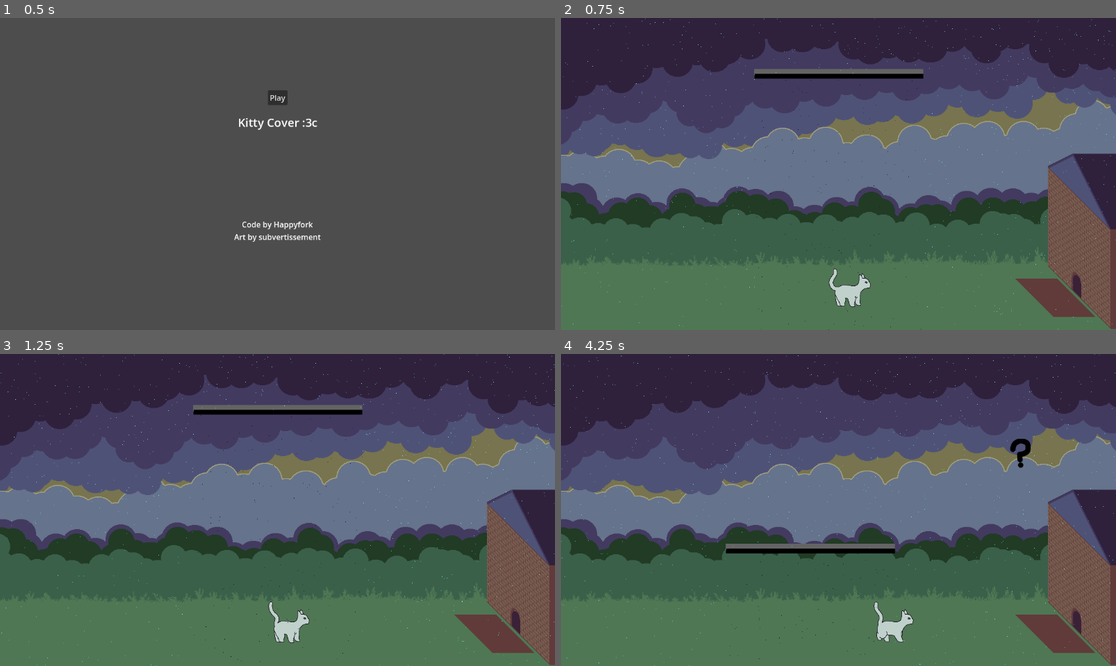
Above: before the commit, frames 1-4 (two rows, left to right).
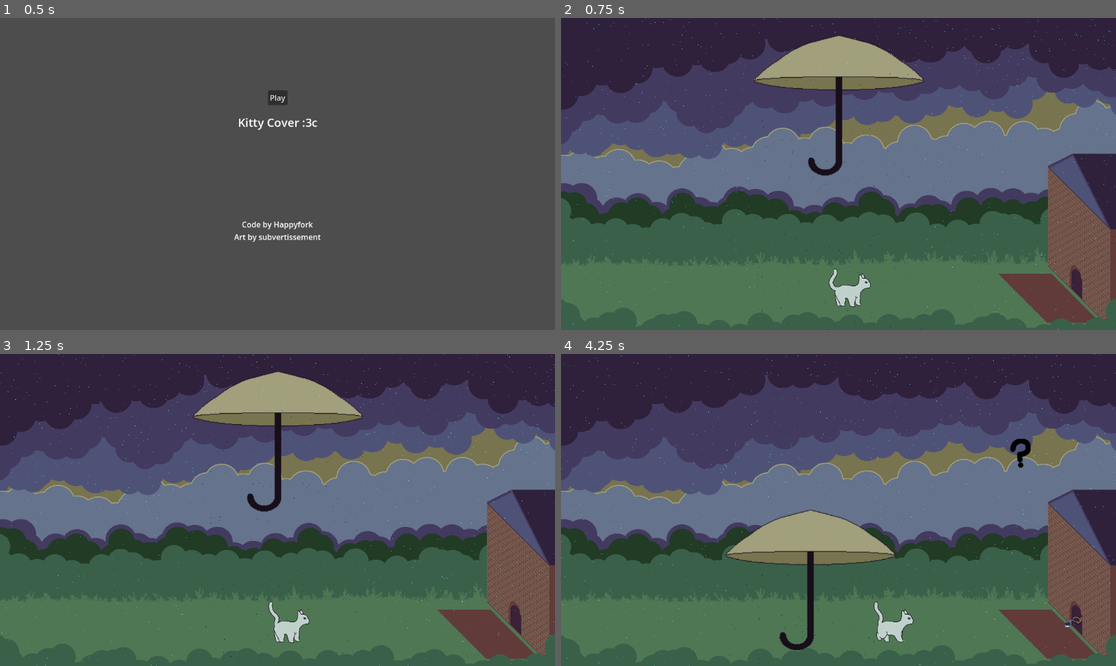
Above: after the commit, the same moments.

Repository: HappyFork/gwj58
Game: Godot game, scene res://scenes/main_menu.tscn
Two runs of this game, one before a commit and one after it. Both use one fixed random seed, a clock stepped at 60 frames per second and the inputs below.
Inputs (mouse positions are in pixels of both pictures, inside the frame that each line leads up to):
- Up to frame 1 (0.5 s): no input
- Up to frame 2 (0.75 s): click "Play" at 0.5 s
- Up to frame 3 (1.25 s): no input
- Up to frame 4 (4.25 s): move the mouse to (960, 494) at 1.27 s; move the mouse to (727, 525) at 2.02 s; move the mouse to (894, 441) at 2.77 s; move the mouse to (810, 572) at 3.52 s

Frame 1 is identical in both runs. In frame 2, 4.9% of the frame differs, in the area x 34-100%, y 5-100%; in frame 3, 4.9%; in frame 4, 5.0%, in the area x 29-100%, y 49-100%.

Commit message:
add visuals, arm animation, tuna scene, umbrella

Diff:
--- a/cat_umbrella_prototype.gd
+++ b/cat_umbrella_prototype.gd
@@ -4,10 +4,35 @@
 
 ### --- Variables --- ###
 @onready var qm_debug = $QuestionMark
+@onready var arm_serving_tuna = $ArmServingTuna
+@onready var tuna = $Tuna
+@onready var tuna_timer = $TunaTimer
 
-
+func _ready():
+	# connects signal from the tuna
+	tuna.connect("tuna_picked_up", _on_tuna_bonus_activated)
 
 ### --- Functions --- ###
 func _on_umbrella_area_exited(area):
 	if area.get_parent() is Cat:
 		qm_debug.visible = true
+
+# activates the tuna delivery
+func _the_fish_is_served():
+	arm_serving_tuna.play("serve")
+	await get_tree().create_timer(1.5).timeout
+	tuna.update_availability(true)
+
+# time for some fish!
+func _on_tuna_timer_timeout():
+	_the_fish_is_served()
+
+# when tuna has been picked up, hides it and activates a form of bonus
+func _on_tuna_bonus_activated():
+	tuna.update_availability(false)
+	print("tuna bonus! yeah!")
+	# TODO
+	# decide if bonus is static (score += x)
+	# or if it's a multiplier for a period of time
+
+	# either restart the tuna_timer immediately or after the multiplier period
--- a/cat_umbrella_prototype.tscn
+++ b/cat_umbrella_prototype.tscn
@@ -1,23 +1,195 @@
-[gd_scene load_steps=7 format=3 uid="uid://lhwk0kq71we1"]
+[gd_scene load_steps=33 format=3 uid="uid://lhwk0kq71we1"]
 
 [ext_resource type="Script" path="res://cat_umbrella_prototype.gd" id="1_ysic5"]
 [ext_resource type="PackedScene" uid="uid://cxs4p67nbq872" path="res://nodes/umbrella.tscn" id="2_prl76"]
 [ext_resource type="PackedScene" uid="uid://dw53qcq418283" path="res://nodes/cat.tscn" id="3_ywddm"]
 [ext_resource type="Texture2D" uid="uid://dcmcalkmm0ry1" path="res://assets/QuestionMark.png" id="4_y7ttk"]
 [ext_resource type="Texture2D" uid="uid://tcv1xkrx43ef" path="res://assets/main_scene.png" id="5_t1vtg"]
+[ext_resource type="Texture2D" uid="uid://bsqqljx2jp3rb" path="res://assets/arm-tuna.png" id="6_s8nap"]
+[ext_resource type="PackedScene" uid="uid://h0lr2m7322pi" path="res://nodes/tuna.tscn" id="7_kc8do"]
 
 [sub_resource type="RectangleShape2D" id="RectangleShape2D_4iy10"]
 size = Vector2(200, 40)
 
+[sub_resource type="AtlasTexture" id="AtlasTexture_aj30p"]
+atlas = ExtResource("6_s8nap")
+region = Rect2(0, 0, 166, 93)
+
+[sub_resource type="AtlasTexture" id="AtlasTexture_ws4j6"]
+atlas = ExtResource("6_s8nap")
+region = Rect2(166, 0, 166, 93)
+
+[sub_resource type="AtlasTexture" id="AtlasTexture_tqgso"]
+atlas = ExtResource("6_s8nap")
+region = Rect2(332, 0, 166, 93)
+
+[sub_resource type="AtlasTexture" id="AtlasTexture_dlmq7"]
+atlas = ExtResource("6_s8nap")
+region = Rect2(498, 0, 166, 93)
+
+[sub_resource type="AtlasTexture" id="AtlasTexture_wdu73"]
+atlas = ExtResource("6_s8nap")
+region = Rect2(664, 0, 166, 93)
+
+[sub_resource type="AtlasTexture" id="AtlasTexture_tc6i1"]
+atlas = ExtResource("6_s8nap")
+region = Rect2(830, 0, 166, 93)
+
+[sub_resource type="AtlasTexture" id="AtlasTexture_yowjy"]
+atlas = ExtResource("6_s8nap")
+region = Rect2(996, 0, 166, 93)
+
+[sub_resource type="AtlasTexture" id="AtlasTexture_b8bq1"]
+atlas = ExtResource("6_s8nap")
+region = Rect2(1162, 0, 166, 93)
+
+[sub_resource type="AtlasTexture" id="AtlasTexture_2bd4k"]
+atlas = ExtResource("6_s8nap")
+region = Rect2(1328, 0, 166, 93)
+
+[sub_resource type="AtlasTexture" id="AtlasTexture_mgd7q"]
+atlas = ExtResource("6_s8nap")
+region = Rect2(1494, 0, 166, 93)
+
+[sub_resource type="AtlasTexture" id="AtlasTexture_518po"]
+atlas = ExtResource("6_s8nap")
+region = Rect2(1660, 0, 166, 93)
+
+[sub_resource type="AtlasTexture" id="AtlasTexture_sivy4"]
+atlas = ExtResource("6_s8nap")
+region = Rect2(1826, 0, 166, 93)
+
+[sub_resource type="AtlasTexture" id="AtlasTexture_68ev0"]
+atlas = ExtResource("6_s8nap")
+region = Rect2(1992, 0, 166, 93)
+
+[sub_resource type="AtlasTexture" id="AtlasTexture_4bi6s"]
+atlas = ExtResource("6_s8nap")
+region = Rect2(2158, 0, 166, 93)
+
+[sub_resource type="AtlasTexture" id="AtlasTexture_rux7l"]
+atlas = ExtResource("6_s8nap")
+region = Rect2(2324, 0, 166, 93)
+
+[sub_resource type="AtlasTexture" id="AtlasTexture_ato77"]
+atlas = ExtResource("6_s8nap")
+region = Rect2(2490, 0, 166, 93)
+
+[sub_resource type="AtlasTexture" id="AtlasTexture_b7me1"]
+atlas = ExtResource("6_s8nap")
+region = Rect2(2656, 0, 166, 93)
+
+[sub_resource type="AtlasTexture" id="AtlasTexture_nqd76"]
+atlas = ExtResource("6_s8nap")
+region = Rect2(2822, 0, 166, 93)
+
+[sub_resource type="AtlasTexture" id="AtlasTexture_v8shs"]
+atlas = ExtResource("6_s8nap")
+region = Rect2(2988, 0, 166, 93)
+
+[sub_resource type="AtlasTexture" id="AtlasTexture_vqdbf"]
+atlas = ExtResource("6_s8nap")
+region = Rect2(3154, 0, 166, 93)
+
+[sub_resource type="AtlasTexture" id="AtlasTexture_sx6nl"]
+atlas = ExtResource("6_s8nap")
+region = Rect2(3320, 0, 166, 93)
+
+[sub_resource type="AtlasTexture" id="AtlasTexture_ojuh4"]
+atlas = ExtResource("6_s8nap")
+region = Rect2(3486, 0, 166, 93)
+
+[sub_resource type="AtlasTexture" id="AtlasTexture_j7f06"]
+atlas = ExtResource("6_s8nap")
+region = Rect2(3652, 0, 166, 93)
+
+[sub_resource type="SpriteFrames" id="SpriteFrames_c4e2t"]
+animations = [{
+"frames": [{
+"duration": 1.0,
+"texture": SubResource("AtlasTexture_aj30p")
+}, {
+"duration": 1.0,
+"texture": SubResource("AtlasTexture_ws4j6")
+}, {
+"duration": 1.0,
+"texture": SubResource("AtlasTexture_tqgso")
+}, {
+"duration": 1.0,
+"texture": SubResource("AtlasTexture_dlmq7")
+}, {
+"duration": 1.0,
+"texture": SubResource("AtlasTexture_wdu73")
+}, {
+"duration": 1.0,
+"texture": SubResource("AtlasTexture_tc6i1")
+}, {
+"duration": 1.0,
+"texture": SubResource("AtlasTexture_yowjy")
+}, {
+"duration": 1.0,
+"texture": SubResource("AtlasTexture_b8bq1")
+}, {
+"duration": 1.0,
+"texture": SubResource("AtlasTexture_2bd4k")
+}, {
+"duration": 1.0,
+"texture": SubResource("AtlasTexture_mgd7q")
+}, {
+"duration": 1.0,
+"texture": SubResource("AtlasTexture_518po")
+}, {
+"duration": 1.0,
+"texture": SubResource("AtlasTexture_sivy4")
+}, {
+"duration": 1.0,
+"texture": SubResource("AtlasTexture_68ev0")
+}, {
+"duration": 1.0,
+"texture": SubResource("AtlasTexture_4bi6s")
+}, {
+"duration": 1.0,
+"texture": SubResource("AtlasTexture_rux7l")
+}, {
+"duration": 1.0,
+"texture": SubResource("AtlasTexture_ato77")
+}, {
+"duration": 1.0,
+"texture": SubResource("AtlasTexture_b7me1")
+}, {
+"duration": 1.0,
+"texture": SubResource("AtlasTexture_nqd76")
+}, {
+"duration": 1.0,
+"texture": SubResource("AtlasTexture_v8shs")
+}, {
+"duration": 1.0,
+"texture": SubResource("AtlasTexture_vqdbf")
+}, {
+"duration": 1.0,
+"texture": SubResource("AtlasTexture_sx6nl")
+}, {
+"duration": 1.0,
+"texture": SubResource("AtlasTexture_ojuh4")
+}, {
+"duration": 1.0,
+"texture": SubResource("AtlasTexture_j7f06")
+}, {
+"duration": 1.0,
+"texture": SubResource("AtlasTexture_aj30p")
+}],
+"loop": false,
+"name": &"serve",
+"speed": 9.0
+}]
+
 [node name="CatUmbrellaPrototype" type="Node2D"]
 script = ExtResource("1_ysic5")
 
-[node name="TextureRect" type="TextureRect" parent="."]
+[node name="Background" type="TextureRect" parent="."]
 light_mask = 0
 offset_right = 1152.0
 offset_bottom = 648.0
-grow_horizontal = 2
-grow_vertical = 2
 size_flags_horizontal = 4
 size_flags_vertical = 4
 texture = ExtResource("5_t1vtg")
@@ -61,8 +233,24 @@
 [node name="CollisionShape2D" type="CollisionShape2D" parent="StopMovingRight"]
 shape = SubResource("RectangleShape2D_4iy10")
 
+[node name="ArmServingTuna" type="AnimatedSprite2D" parent="."]
+light_mask = 0
+texture_filter = 1
+position = Vector2(1028, 567)
+sprite_frames = SubResource("SpriteFrames_c4e2t")
+animation = &"serve"
+
+[node name="Tuna" parent="." instance=ExtResource("7_kc8do")]
+position = Vector2(994, 557)
+
+[node name="TunaTimer" type="Timer" parent="."]
+wait_time = 3.0
+one_shot = true
+autostart = true
+
 [connection signal="area_exited" from="Umbrella" to="." method="_on_umbrella_area_exited"]
 [connection signal="area_entered" from="StopMovingLeft" to="Cat" method="_on_stop_moving_left_area_entered"]
 [connection signal="area_exited" from="StopMovingLeft" to="Cat" method="_on_stop_moving_left_area_exited"]
 [connection signal="area_entered" from="StopMovingRight" to="Cat" method="_on_stop_moving_right_area_entered"]
 [connection signal="area_exited" from="StopMovingRight" to="Cat" method="_on_stop_moving_right_area_exited"]
+[connection signal="timeout" from="TunaTimer" to="." method="_on_tuna_timer_timeout"]
--- a/nodes/cat.tscn
+++ b/nodes/cat.tscn
@@ -239,6 +239,7 @@
 
 [node name="AnimatedSprite2D" type="AnimatedSprite2D" parent="."]
 light_mask = 2
+z_index = 1
 scale = Vector2(0.25, 0.25)
 sprite_frames = SubResource("SpriteFrames_l674a")
 animation = &"walking"
--- /dev/null
+++ b/nodes/tuna.gd
@@ -0,0 +1,33 @@
+extends Area2D
+
+signal tuna_picked_up
+@onready var collision_shape_2d = $CollisionShape2D
+
+
+# initially turn the fish off
+func _ready():
+	update_availability(false)
+
+# when cat collides, sends signal which is picked up in cat_umbrella_prototype
+func _on_area_entered(area):
+	if area.get_parent() is Cat:
+		update_availability(false)
+		emit_signal("tuna_picked_up")
+
+# fish bobs up and down, continues as long as it's visible
+func float_up_and_down():
+	await create_tween().tween_property(self, "position", Vector2(0, -16), 1).as_relative().set_trans(Tween.TRANS_SINE).finished
+	await create_tween().tween_property(self, "position", Vector2(0, 16), 1).as_relative().set_trans(Tween.TRANS_SINE).finished
+	if self.visible:
+		float_up_and_down()
+
+# function to manage the display and collision detection of the fish
+func update_availability(tuna_available :bool):
+	await get_tree().process_frame #
+	if tuna_available:
+		float_up_and_down()
+		self.show()
+		self.monitoring = true
+	else:
+		self.hide()
+		self.monitoring = false
--- /dev/null
+++ b/nodes/tuna.tscn
@@ -0,0 +1,19 @@
+[gd_scene load_steps=4 format=3 uid="uid://h0lr2m7322pi"]
+
+[ext_resource type="Script" path="res://nodes/tuna.gd" id="1_rfuxc"]
+[ext_resource type="Texture2D" uid="uid://3rd5hf7ssawb" path="res://assets/tuna.png" id="2_inhqq"]
+
+[sub_resource type="CircleShape2D" id="CircleShape2D_msgqg"]
+radius = 21.0
+
+[node name="Tuna" type="Area2D"]
+script = ExtResource("1_rfuxc")
+
+[node name="Sprite2D" type="Sprite2D" parent="."]
+light_mask = 2
+texture = ExtResource("2_inhqq")
+
+[node name="CollisionShape2D" type="CollisionShape2D" parent="."]
+shape = SubResource("CircleShape2D_msgqg")
+
+[connection signal="area_entered" from="." to="." method="_on_area_entered"]
--- a/nodes/umbrella.gd
+++ b/nodes/umbrella.gd
@@ -10,7 +10,7 @@
 ### --- Functions --- ###
 
 # Process. Called every frame. 'delta' is the elapsed time since the previous frame.
-func _process(delta):
+func _process(_delta):
 	var pos = get_viewport().get_mouse_position()
 	pos.y += UMB_HEIGHT
 	position = pos
--- a/nodes/umbrella.tscn
+++ b/nodes/umbrella.tscn
@@ -1,22 +1,24 @@
 [gd_scene load_steps=5 format=3 uid="uid://cxs4p67nbq872"]
 
-[ext_resource type="Script" path="res://nodes/Umbrella.gd" id="1_l070b"]
-[ext_resource type="Texture2D" uid="uid://x3qgv3mcrrrm" path="res://assets/platform.png" id="2_x2waa"]
+[ext_resource type="Script" path="res://nodes/umbrella.gd" id="1_yh3lo"]
+[ext_resource type="Texture2D" uid="uid://btadv6e6iik7h" path="res://assets/umbrella.png" id="2_dy7rt"]
 [ext_resource type="Texture2D" uid="uid://diq3l7q1lmuse" path="res://assets/umbrellamask.png" id="3_rcbsn"]
 
 [sub_resource type="RectangleShape2D" id="RectangleShape2D_wwr4k"]
 size = Vector2(350, 800)
 
 [node name="Umbrella" type="Area2D"]
-script = ExtResource("1_l070b")
+script = ExtResource("1_yh3lo")
 
 [node name="CollisionShape2D" type="CollisionShape2D" parent="."]
 shape = SubResource("RectangleShape2D_wwr4k")
 
 [node name="Platform" type="Sprite2D" parent="."]
+light_mask = 0
 position = Vector2(0, -400)
-scale = Vector2(1.17, 1)
-texture = ExtResource("2_x2waa")
+scale = Vector2(1.36, 1.36)
+texture = ExtResource("2_dy7rt")
+offset = Vector2(0, 48)
 
 [node name="PointLight2D" type="PointLight2D" parent="."]
 blend_mode = 1
Binary file added: assets/arm-tuna.png
Not shown, added: assets/arm-tuna.png.import
Binary file changed: assets/main_scene.png
Binary file added: assets/tuna.png
Not shown, added: assets/tuna.png.import
Binary file added: assets/umbrella.png
Not shown, added: assets/umbrella.png.import
